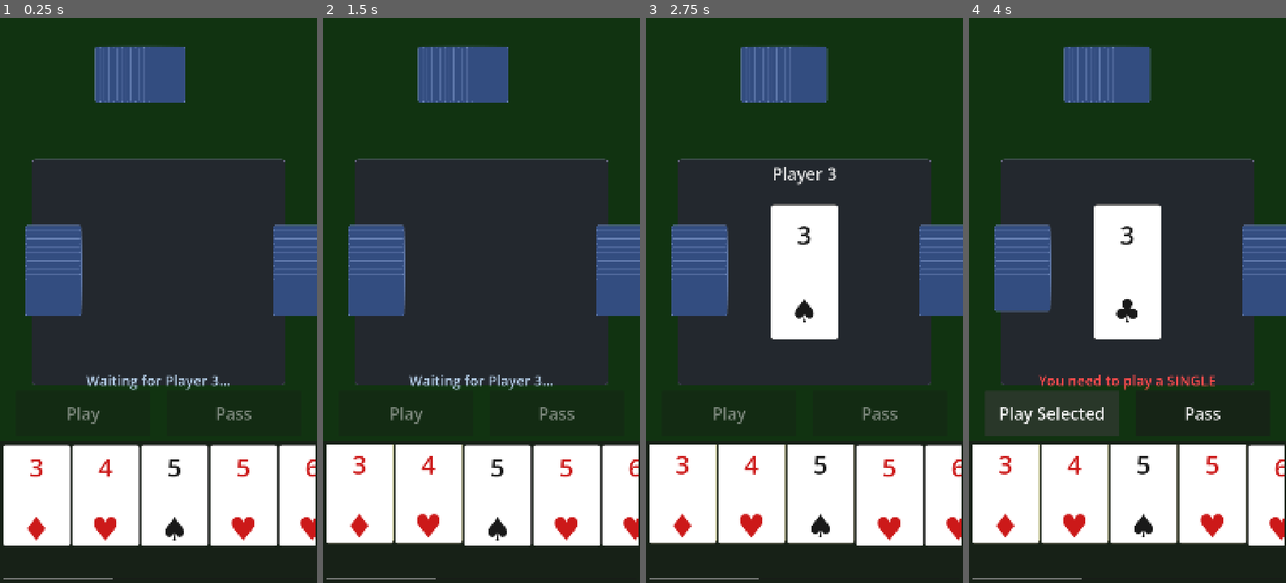
Above: before the commit, frames 1-4 (left to right).
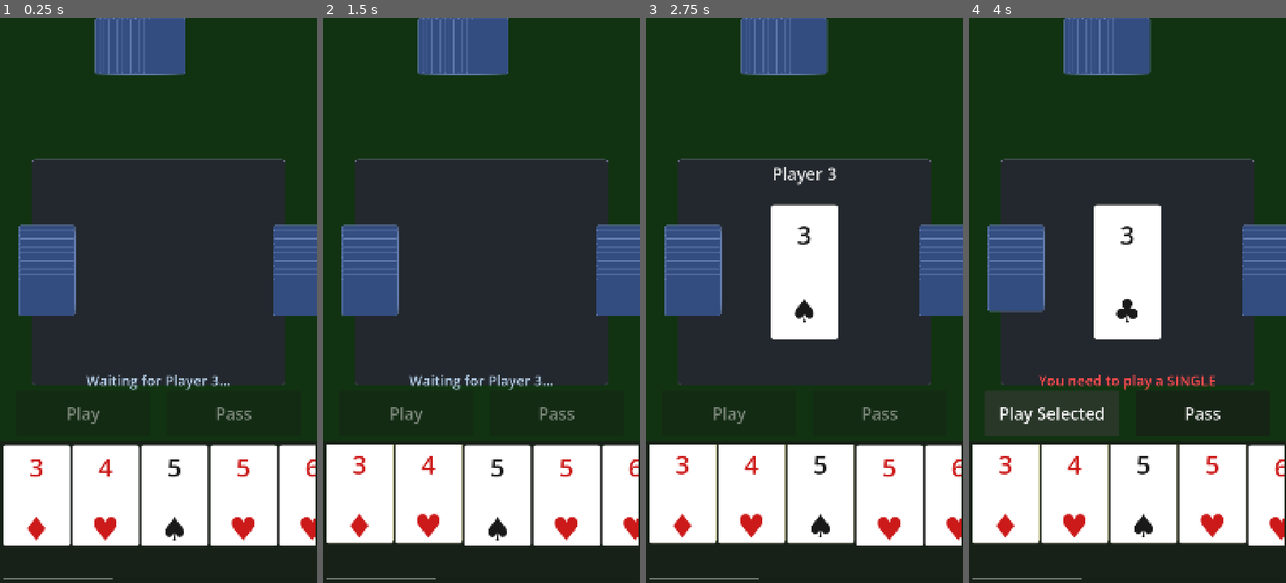
Above: after the commit, the same moments.

Repository: binhrobles/thirteen
Game: Godot game, scene res://scenes/main.tscn
Two runs of this game, one before a commit and one after it. Both use one fixed random seed, a clock stepped at 60 frames per second and the inputs below.
Inputs (mouse positions are in pixels of both pictures, inside the frame that each line leads up to):
- Up to frame 1 (0.25 s): no input
- Up to frame 2 (1.5 s): tap Enter at 0.5 s; move the mouse to (361, 498) at 0.52 s; click (361, 498) at 0.67 s; tap Space at 1.25 s; move the mouse to (427, 498) at 1.27 s; click (427, 498) at 1.42 s
- Up to frame 3 (2.75 s): tap Enter at 2 s; move the mouse to (820, 498) at 2.02 s; click (820, 498) at 2.17 s
- Up to frame 4 (4 s): tap Space at 2.75 s; move the mouse to (1213, 498) at 2.77 s; click (1213, 498) at 2.92 s; click "Play Selected" at 3.5 s

The runs differ from the first frame. In frame 1, 3.7% of the frame differs, in the area x 5-59%, y 0-53%; in frame 2, 3.7%; in frame 3, 3.6%; in frame 4, 3.6%.

Commit message:
Make left and top opponent cards flush with viewport edges
Remove margins for TOP (0.05 -> 0.0) and LEFT (0.02 -> 0.0) positions
to align flush with viewport edges, matching RIGHT side.

Co-Authored-By: Claude Sonnet 4.5 <noreply@anthropic.com>

Diff:
--- a/scripts/opponent_hand.gd
+++ b/scripts/opponent_hand.gd
@@ -51,11 +51,11 @@
 	"""Apply anchoring based on position mode"""
 	match position_mode:
 		Position.TOP:
-			# Centered horizontally at top
+			# Centered horizontally at top, flush with top edge
 			anchor_left = 0.3
 			anchor_right = 0.7
-			anchor_top = 0.05
-			anchor_bottom = 0.18
+			anchor_top = 0.0
+			anchor_bottom = 0.13
 
 		Position.RIGHT:
 			# Right edge, vertically centered
@@ -66,10 +66,10 @@
 			anchor_bottom = 0.5
 
 		Position.LEFT:
-			# Left edge, vertically centered
+			# Left edge, vertically centered, flush with left edge
 			# Need wider area to fit rotated cards (card height becomes visual width)
-			anchor_left = 0.02
-			anchor_right = 0.25
+			anchor_left = 0.0
+			anchor_right = 0.23
 			anchor_top = 0.3
 			anchor_bottom = 0.5
 
